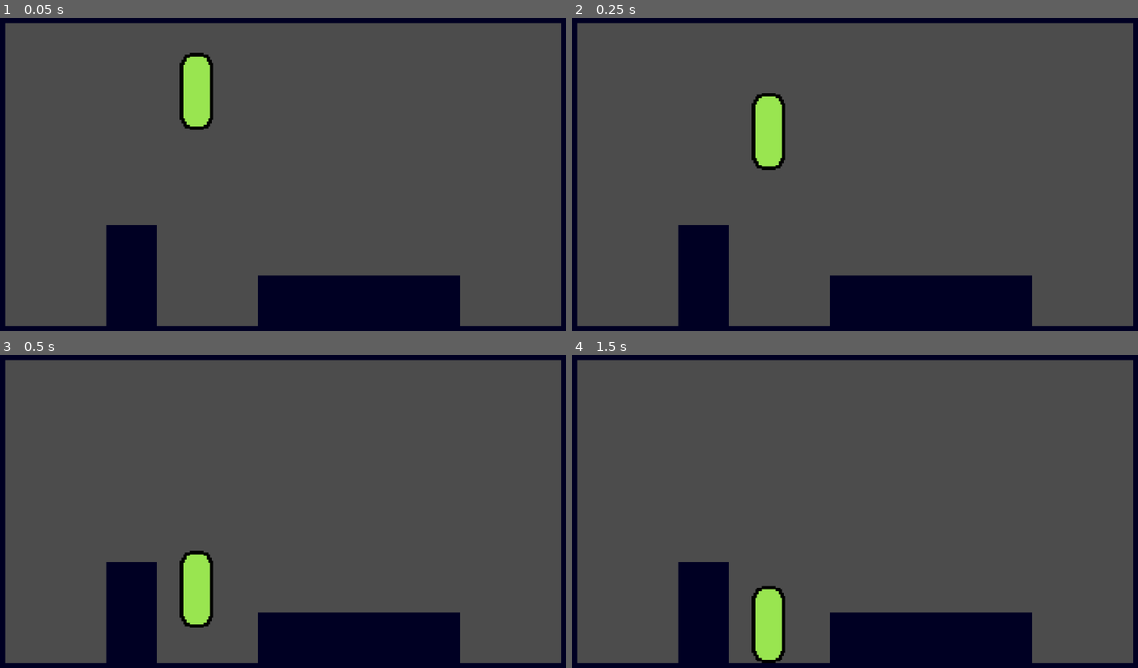
Above: before the commit, frames 1-4 (two rows, left to right).
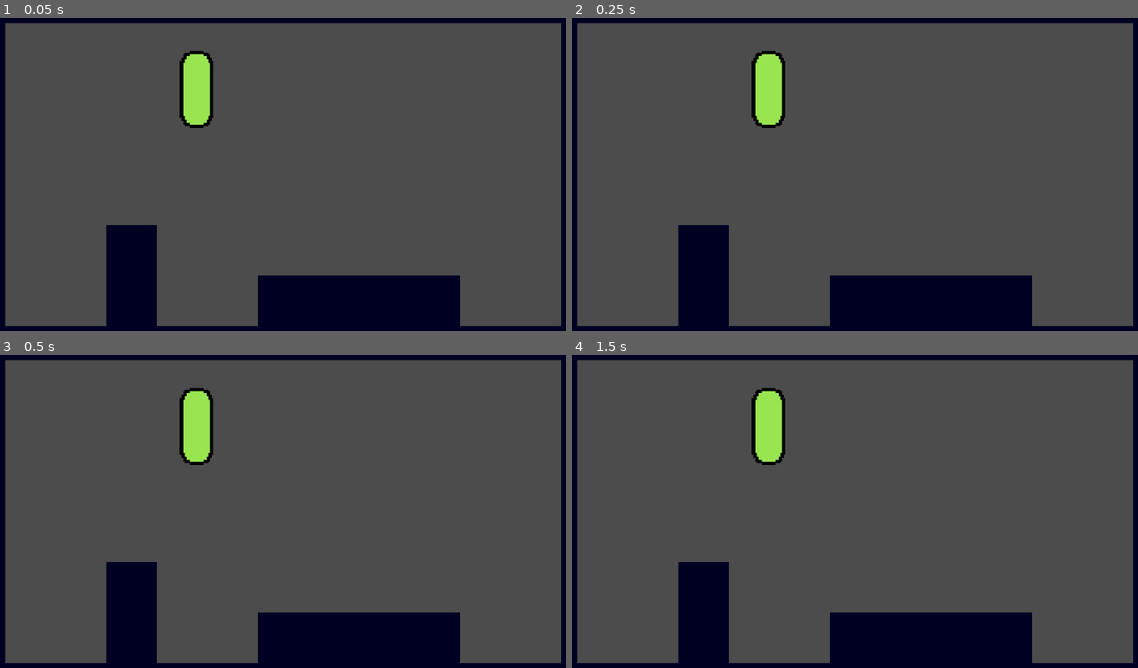
Above: after the commit, the same moments.

Repository: SXH7/PlatformerPractice
Game: Godot game, scene res://src/Levels/Test Level.tscn
The game is run twice, just before and just after one commit, with the same random seed, the same clock (stepped at 60 frames per second) and the same inputs. The project has no main scene, so this scene is started directly.
Inputs:
- Up to frame 1 (0.05 s): no input
- Up to frame 2 (0.25 s): no input
- Up to frame 3 (0.5 s): no input
- Up to frame 4 (1.5 s): tap Enter at 1.25 s

The runs differ from the first frame. In frame 1, 0.2% of the frame differs, in the area x 31-38%, y 10-36%; in frame 2, 1.8%; in frame 3, 2.8%, in the area x 31-38%, y 10-88%; in frame 4, 2.8%.

Commit message:
removed gravity

Diff:
--- a/src/Actors/Actor.gd
+++ b/src/Actors/Actor.gd
@@ -2,10 +2,5 @@
 class_name Actor
 
 export var speed: = Vector2(500, 1000)
-export var gravity: = 1000.0
-
+export var gravity: = 30000.0
 var velocity: = Vector2.ZERO
-
-func _physics_process(delta):
-	velocity.y += gravity*delta
-	move_and_slide(velocity)
